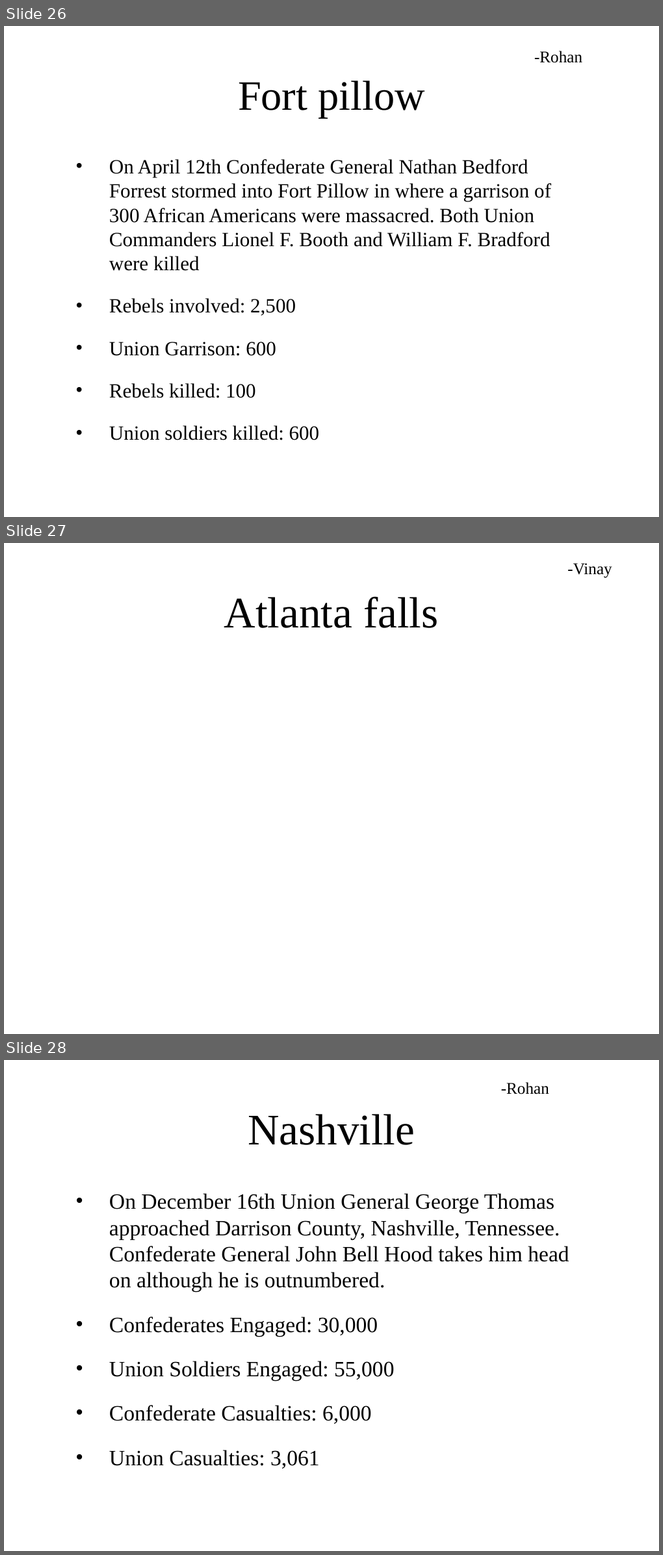
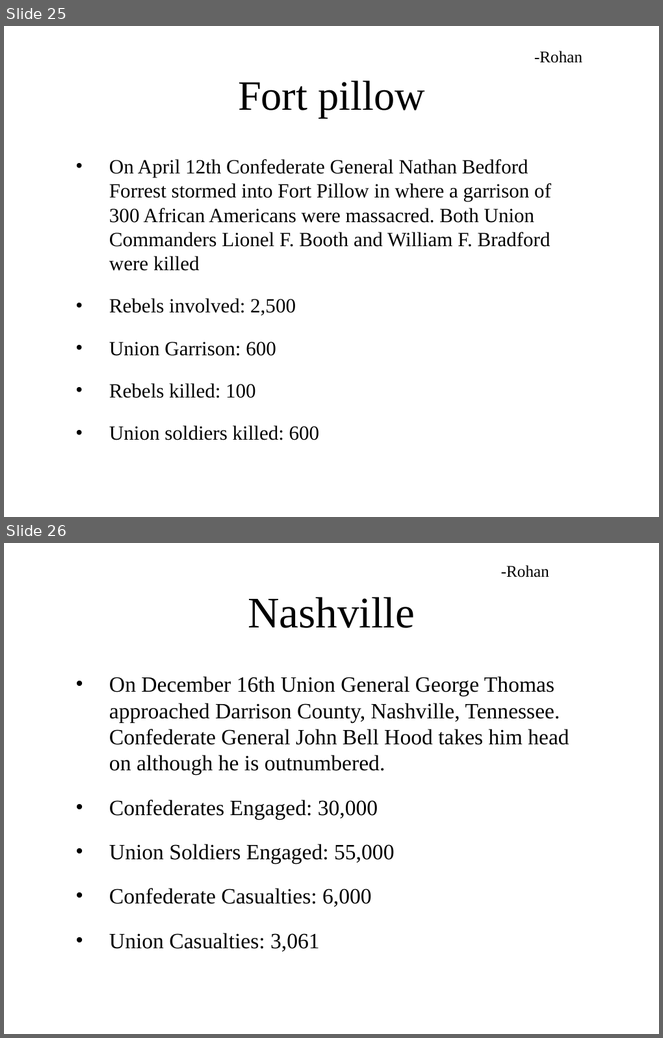
Before and after one commit to ngb3748/SS-Archive-proj, a slide deck: Archive project.pptx. Shown one above the other, each under a label of ours: slides 26, 27 and 28 before the commit, slides 25 and 26 after it. The pictures are 663x1555 and 663x1038 pixels, drawn with LibreOffice and Linux fonts; fonts in the diff are those of the drawing; background and template pictures are left out. Boxes give left, top, right and bottom in pixels: in the first picture for what was removed or moved away, otherwise in the second. Text is boxed around its words. In the diff, an @@ line names an element or a change of style, - is before the commit and + after.

Commit message:
Deleted atlanta etc..

```diff
--- a/Archive project.pptx
+++ b/Archive project.pptx
@@ slide 27 removed at (4,543,659,1034), background picture (left out) @@
@@ text removed at (568,563,612,578) @@
--Vinay
@@ title removed at (224,596,438,628) @@
-Atlanta falls
@@ what was slide 26 is now slide 25 @@
@@ what was slide 28 is now slide 26 @@
```
Also in this commit, not shown: 1 other slide removed.
